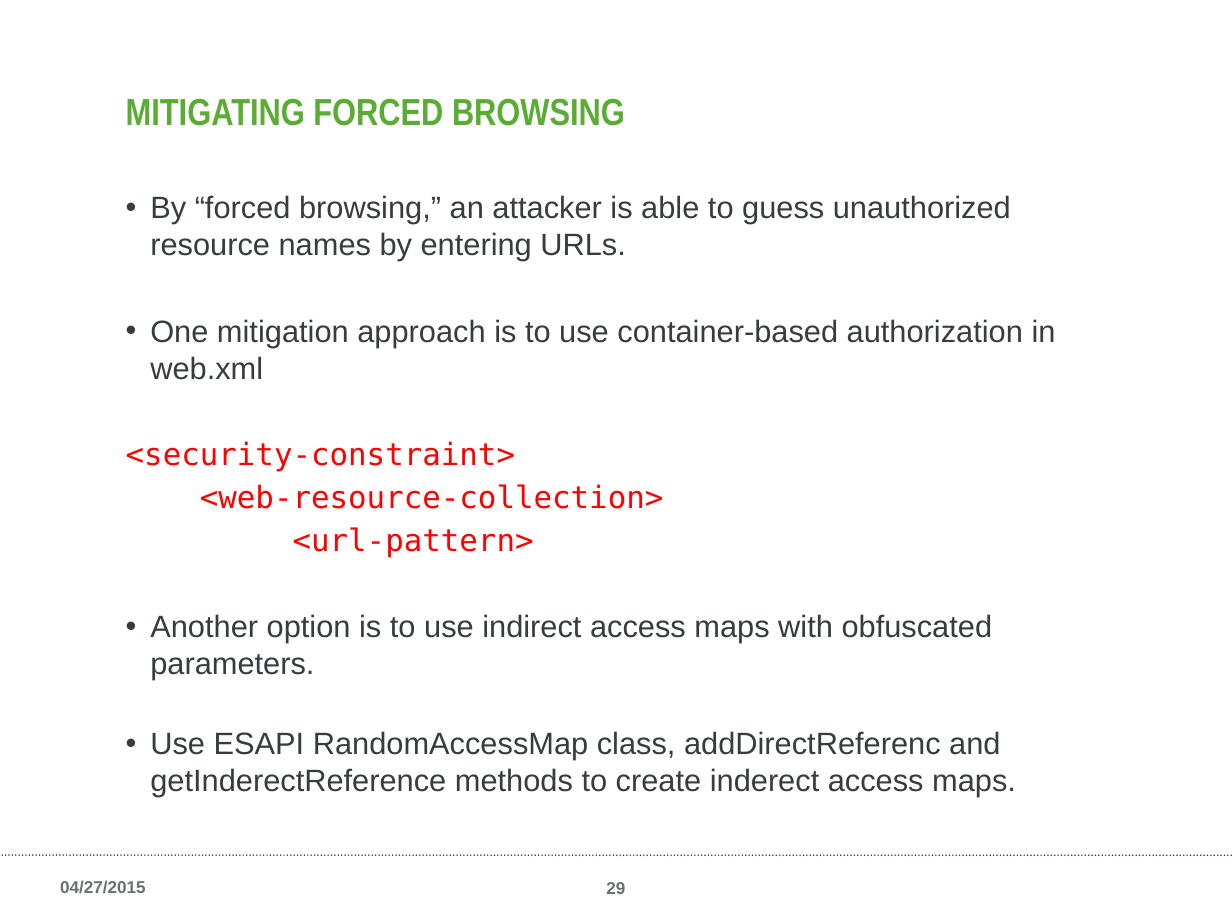
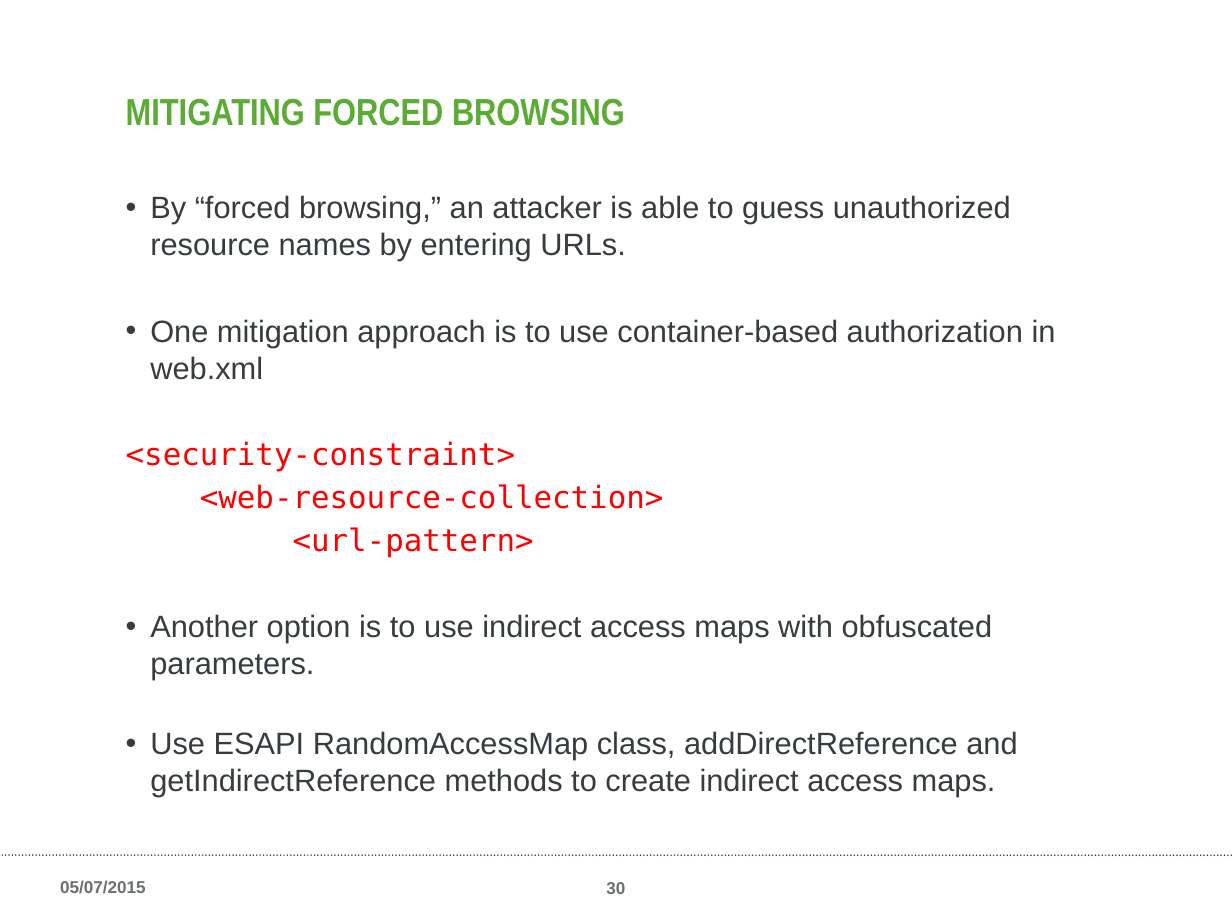
Before and after one commit to tjs1715/black-brd, a slide deck: slide 30 of public/OWASP-2015.pptx (slide 29 before the commit). Drawn at 1232x924 pixels with LibreOffice and Linux fonts; fonts in the diff are those of the drawing; background and template pictures are left out. Boxes give left, top, right and bottom in pixels: in the first picture for what was removed or moved away, otherwise in the second. Text is boxed around its words. In the diff, an @@ line names an element or a change of style, - is before the commit and + after.

```diff
--- a/public/OWASP-2015.pptx
+++ b/public/OWASP-2015.pptx
@@ text at bbox=[150, 731, 1017, 797]: text changed @@
-• Use ESAPI RandomAccessMap class, addDirectReferenc and getInderectReference methods to create inderect access maps.
+• Use ESAPI RandomAccessMap class, addDirectReference and getIndirectReference methods to create indirect access maps.
@@ text at bbox=[60, 880, 145, 894]: text changed @@
-04/27/2015
+05/07/2015
@@ page number at bbox=[606, 882, 625, 894]: text changed @@
-29
+30
```
Also in this commit, not shown: 36 other slides changed, 2 slides added, 1 slide removed, 25 other files.
